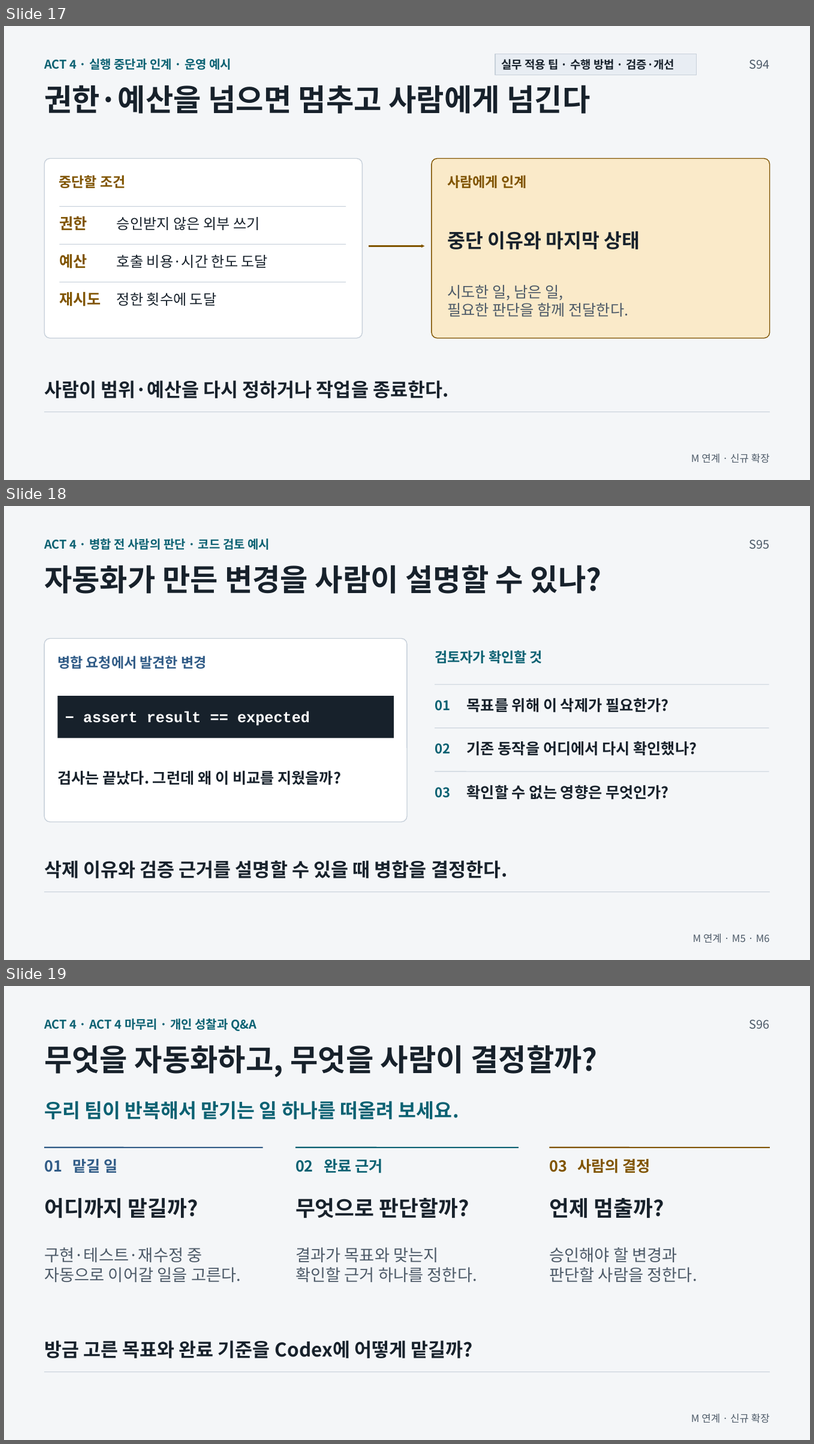
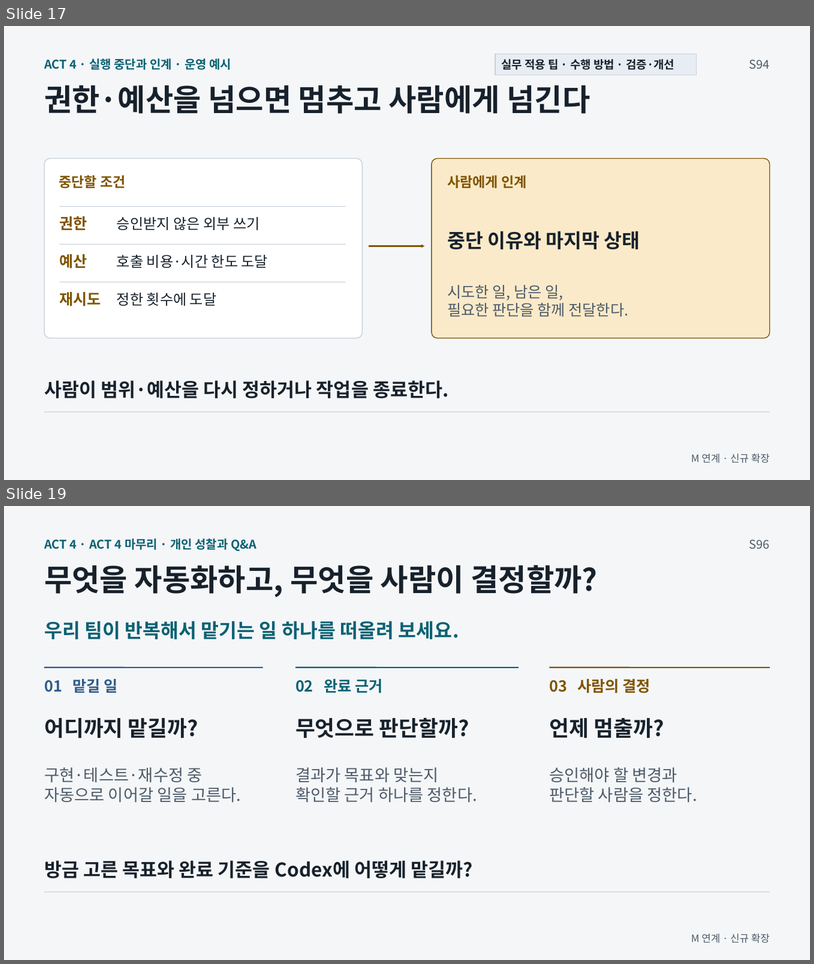
Before and after one commit to GideokKim/ai-dev-training, a slide deck: production/ACT_4.pptx. Shown one above the other, each under a label of ours: slides 17, 18 and 19 before the commit, slides 17 and 19 after it; the slides between them are not shown. The pictures are 814x1444 and 814x964 pixels, drawn with LibreOffice and Linux fonts; fonts in the diff are those of the drawing. Boxes give left, top, right and bottom in pixels: in the first picture for what was removed or moved away, otherwise in the second. Text is boxed around its words. In the diff, an @@ line names an element or a change of style, - is before the commit and + after.

```diff
--- a/production/ACT_4.pptx
+++ b/production/ACT_4.pptx
@@ slide 18 removed at (4,506,810,960), background #F4F6F8 @@
@@ text removed at (44,538,270,550) @@
-ACT 4 · 병합 전 사람의 판단 · 코드 검토 예시
@@ text removed at (750,540,770,549) @@
-S95
@@ text removed at (44,565,602,594) @@
-자동화가 만든 변경을 사람이 설명할 수 있나?
@@ rounded rectangle removed at (45,639,408,822) @@
@@ text removed at (57,655,206,669) @@
-병합 요청에서 발견한 변경
@@ text removed at (435,650,543,663) @@
-검토자가 확인할 것
@@ line removed from (435, 684) to (770, 684) @@
@@ rectangle removed at (58,696,394,738) @@
@@ text removed at (435,700,450,711) @@
-01
@@ text removed at (467,698,669,712) @@
-목표를 위해 이 삭제가 필요한가?
@@ text removed at (83,711,310,726) @@
-− assert result == expected
@@ line removed from (435, 728) to (770, 728) @@
@@ text removed at (435,743,450,754) @@
-02
@@ text removed at (467,741,698,756) @@
-기존 동작을 어디에서 다시 확인했나?
@@ text removed at (57,771,341,785) @@
-검사는 끝났다. 그런데 왜 이 비교를 지웠을까?
@@ line removed from (435, 772) to (770, 772) @@
@@ text removed at (435,787,450,798) @@
-03
@@ text removed at (467,784,669,799) @@
-확인할 수 없는 영향은 무엇인가?
@@ text removed at (44,860,507,878) @@
-삭제 이유와 검증 근거를 설명할 수 있을 때 병합을 결정한다.
@@ line removed from (45, 892) to (770, 892) @@
@@ text removed at (693,933,770,943) @@
-M 연계 · M5 · M6
```
Also in this commit, not shown: 1 slide added, 18 other files.
